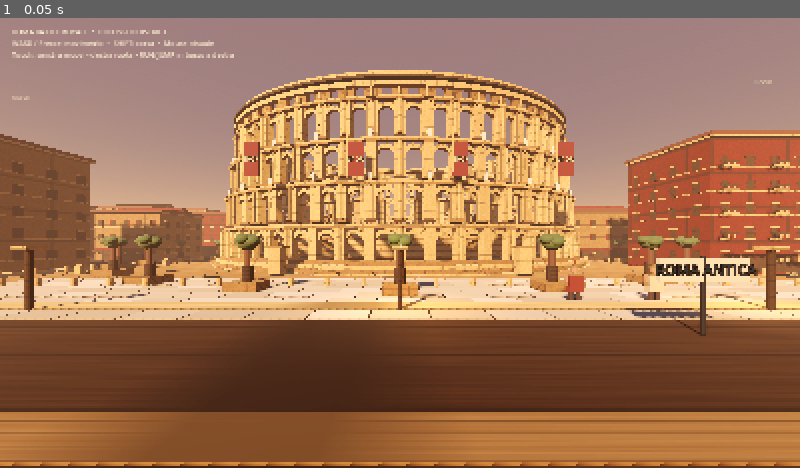
Above: before the commit, frame 1.
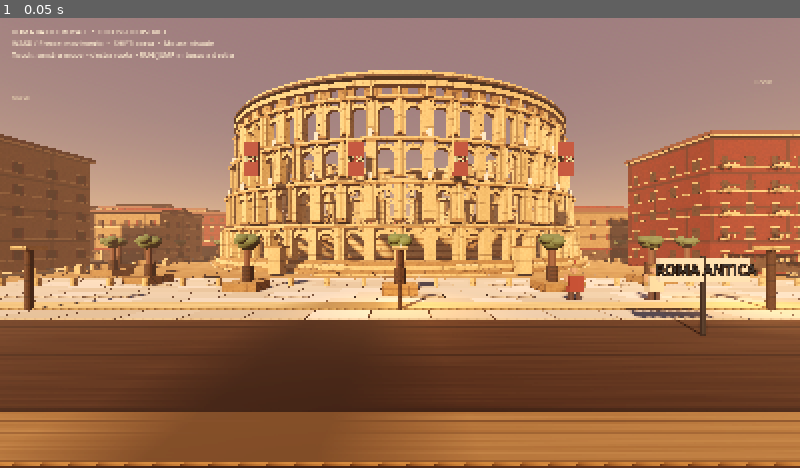
Above: after the commit, the same moment.

Repository: romabattleroyale/Roma-BRT
Game: Godot game, scene res://main.tscn
Same seed, same stepped clock (60 frames per second), same inputs: the game is played once before the commit and once after it.
Inputs:
- Up to frame 1 (0.05 s): no input

The runs differ from the first frame. In frame 1, less than 0.1% of the frame differs, in the area x 12-91%, y 18-54%.

Commit message:
Add striped Roman shop awnings and carved tabernae door frames

Diff:
--- a/quality_lab/main.gd
+++ b/quality_lab/main.gd
@@ -552,6 +552,13 @@
 			# ground-level shopfronts, awnings and balconies
 			_box(building, Vector3(w * 0.72, 2.1, 0.16), Vector3(0, 1.2, d * 0.5 + 0.1), shadow_stone)
 			_box(building, Vector3(w * 0.8, 0.24, 1.1), Vector3(0, 2.45, d * 0.5 + 0.55), terracotta)
+			# Alternating canvas stripes and carved door jambs make the tabernae legible at street level.
+			for stripe in range(8):
+				var stripe_x: float = -w * 0.38 + float(stripe) * (w * 0.76 / 7.0)
+				_box(building, Vector3(0.12, 0.22, 1.08), Vector3(stripe_x, 2.45, d * 0.5 + 0.56), trim if stripe % 2 == 0 else terracotta)
+			for jamb_x in [-w * 0.37, w * 0.37]:
+				_box(building, Vector3(0.22, 2.45, 0.24), Vector3(jamb_x, 1.25, d * 0.5 + 0.19), trim)
+			_box(building, Vector3(w * 0.76, 0.18, 0.24), Vector3(0, 2.53, d * 0.5 + 0.19), trim)
 			for bx in [-w * 0.28, w * 0.28]:
 				_box(building, Vector3(0.12, 1.0, 0.12), Vector3(bx, 2.0, d * 0.5 + 0.85), trim)
 				_box(building, Vector3(1.7, 0.1, 1.0), Vector3(bx, 1.5, d * 0.5 + 0.85), trim)
